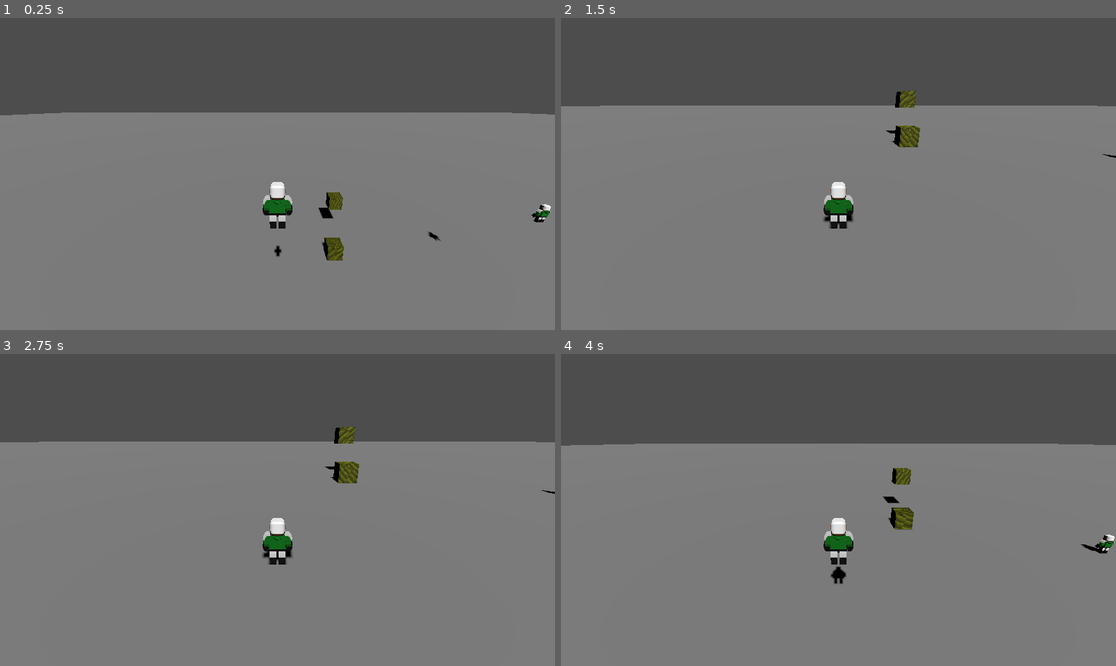
Above: before the commit, frames 1-4 (two rows, left to right).
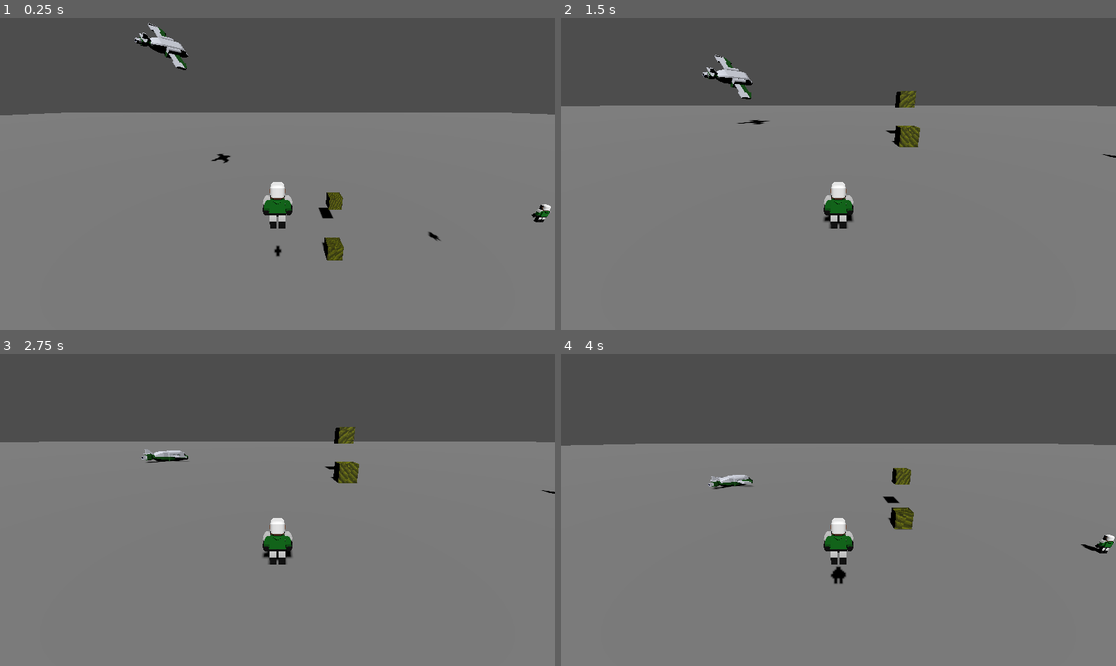
Above: after the commit, the same moments.

Repository: kevinlights/ChocoDriver
Game: Godot game, scene res://run/levels/infinite_level.tscn
The game is run twice, just before and just after one commit, with the same random seed, the same clock (stepped at 60 frames per second) and the same inputs.
Inputs:
- Up to frame 1 (0.25 s): no input
- Up to frame 2 (1.5 s): hold Right (move_right) 0.53-1.28 s; tap Space (jump) at 0.77 s; hold Down (move_back) from 1.28 s (still down)
- Up to frame 3 (2.75 s): tap Space (jump) at 1.52 s; release Down (move_back) at 2.03 s; hold Right (move_right) from 2.03 s (still down)
- Up to frame 4 (4 s): release Right (move_right) at 2.78 s; hold Up (move_forward) 2.78-3.53 s; tap Space (jump) at 3.02, 3.77 s; hold Left (move_left) from 3.53 s (still down)

The runs differ from the first frame. In frame 1, 0.6% of the frame differs, in the area x 24-42%, y 1-47%; in frame 2, 0.5%; in frame 3, 0.2%; in frame 4, 0.3%.

Commit message:
:tada: Add a plane

Diff:
--- /dev/null
+++ b/first3d/component/entity/plane/tiny_plane.tscn
@@ -0,0 +1,21 @@
+[gd_scene load_steps=4 format=3 uid="uid://dao17ylietgyl"]
+
+[ext_resource type="PackedScene" uid="uid://bnopi1rerk2hw" path="res://component/entity/plane/TinyPlane.glb" id="1_umuah"]
+
+[sub_resource type="BoxShape3D" id="BoxShape3D_08gtm"]
+size = Vector3(1.551, 1.1, 4.211)
+
+[sub_resource type="BoxShape3D" id="BoxShape3D_w478f"]
+size = Vector3(5.20238, 0.197845, 1)
+
+[node name="TinyPlane" type="RigidBody3D"]
+
+[node name="TinyPlane" parent="." instance=ExtResource("1_umuah")]
+
+[node name="Core" type="CollisionShape3D" parent="."]
+transform = Transform3D(1, 0, 0, 0, 1, 0, 0, 0, 1, 0, 0.55, 0.888)
+shape = SubResource("BoxShape3D_08gtm")
+
+[node name="Wings" type="CollisionShape3D" parent="."]
+transform = Transform3D(1, 0, 0, 0, 1, 0, 0, 0, 1, 0, 0.599034, 0.693509)
+shape = SubResource("BoxShape3D_w478f")
--- a/first3d/run/levels/infinite_level.tscn
+++ b/first3d/run/levels/infinite_level.tscn
@@ -1,8 +1,9 @@
-[gd_scene load_steps=6 format=3 uid="uid://7ivipmwaw24t"]
+[gd_scene load_steps=7 format=3 uid="uid://7ivipmwaw24t"]
 
 [ext_resource type="PackedScene" uid="uid://b10k58capm04o" path="res://component/entity/walker/walker.tscn" id="1_x0026"]
 [ext_resource type="PackedScene" uid="uid://bk0s5bn8k08bc" path="res://flow/control/local_input/local_input.tscn" id="2_0i5t8"]
 [ext_resource type="PackedScene" uid="uid://bcpri2x5afoyb" path="res://component/entity/box/box.tscn" id="2_e8xto"]
+[ext_resource type="PackedScene" uid="uid://dao17ylietgyl" path="res://component/entity/plane/tiny_plane.tscn" id="4_tbpfc"]
 
 [sub_resource type="WorldBoundaryShape3D" id="WorldBoundaryShape3D_2xulb"]
 
@@ -38,14 +39,19 @@
 [node name="NpcWalker1" parent="." instance=ExtResource("1_x0026")]
 transform = Transform3D(1, 0, 0, 0, 1, 0, 0, 0, 1, 2.0621, 6.0173, -4.87909)
 
-[node name="Box1" parent="." instance=ExtResource("2_e8xto")]
+[node name="Boxes" type="Node3D" parent="."]
+
+[node name="Box1" parent="Boxes" instance=ExtResource("2_e8xto")]
 transform = Transform3D(1, 0, 0, 0, 1, 0, 0, 0, 1, 0, -0.5, 0)
 
-[node name="Box2" parent="." instance=ExtResource("2_e8xto")]
+[node name="Box2" parent="Boxes" instance=ExtResource("2_e8xto")]
 transform = Transform3D(1, 0, 0, 0, 1, 0, 0, 0, 1, -6.2632, -0.5, -7.95074)
 
-[node name="Box3" parent="." instance=ExtResource("2_e8xto")]
+[node name="Box3" parent="Boxes" instance=ExtResource("2_e8xto")]
 transform = Transform3D(1, 0, 0, 0, 1, 0, 0, 0, 1, -5.53697, 1.42774, -11.1883)
+
+[node name="TinyPlane" parent="." instance=ExtResource("4_tbpfc")]
+transform = Transform3D(0.559549, 0.630013, -0.538506, -0.747682, 0.664057, 0, 0.357599, 0.402631, 0.842622, -20.3652, 13.6463, -19.5506)
 
 [connection signal="dir_changed" from="MainWalker/Control" to="MainWalker" method="_on_dir_changed"]
 [connection signal="main_action" from="MainWalker/Control" to="MainWalker" method="_on_main_action"]
Binary file added: first3d/component/entity/plane/TinyPlane.glb
Not shown, added: first3d/component/entity/plane/TinyPlane.glb.import
